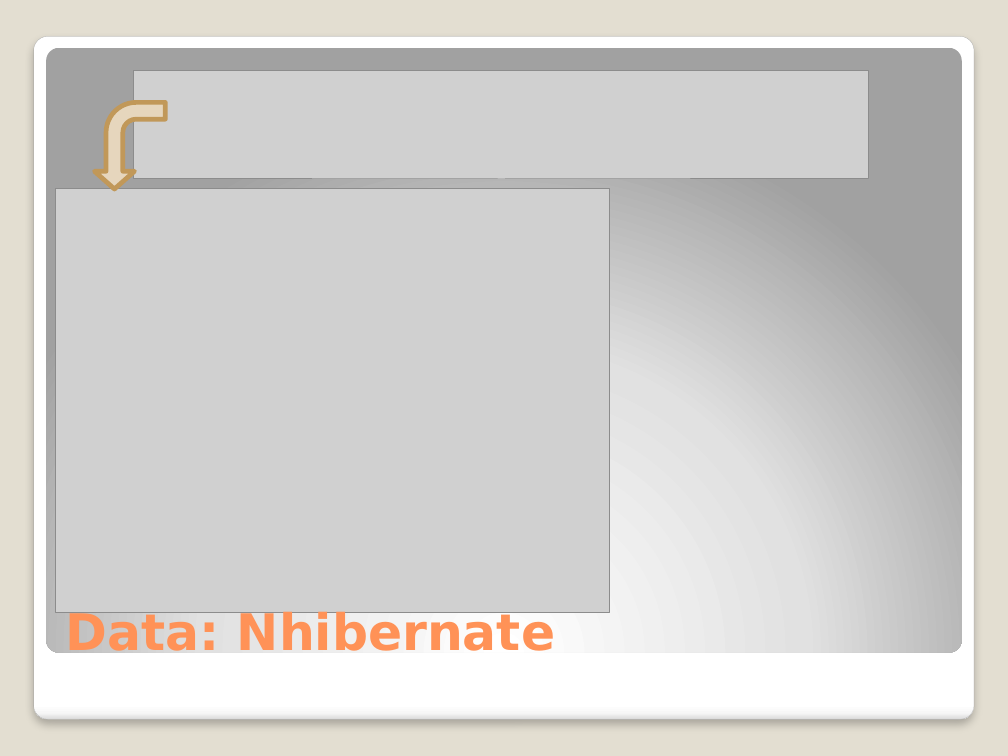
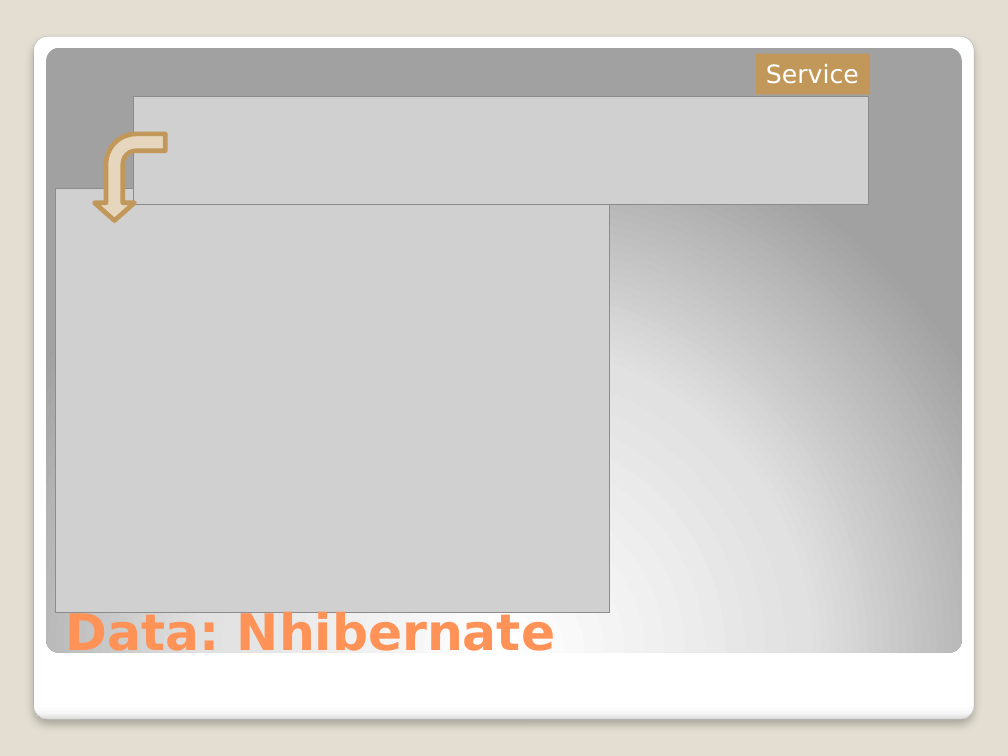
Before and after one commit to michelgrootjans/dkvlessonslearned, a slide deck: slide 20 of slides/Technical Session/Lessons learned.pptx. Drawn at 1008x756 pixels with LibreOffice and Linux fonts; fonts in the diff are those of the drawing; grey boxes stand for pictures. Boxes give left, top, right and bottom in pixels: in the first picture for what was removed or moved away, otherwise in the second. Text is boxed around its words. In the diff, an @@ line names an element or a change of style, - is before the commit and + after.

```diff
--- a/slides/Technical Session/Lessons learned.pptx
+++ b/slides/Technical Session/Lessons learned.pptx
@@ rectangle added at [756,53,870,94], fill #C19859, 18 pt, text #FFFFFF @@
+Service
@@ picture: place and size @@
-picture at [134,71,869,178]
+picture at [134,97,869,205]
@@ bent arrow: place and size @@
-bent arrow at [95,102,165,188]
+bent arrow at [95,134,165,221]
```
Also in this commit, not shown: 17 other slides changed.
